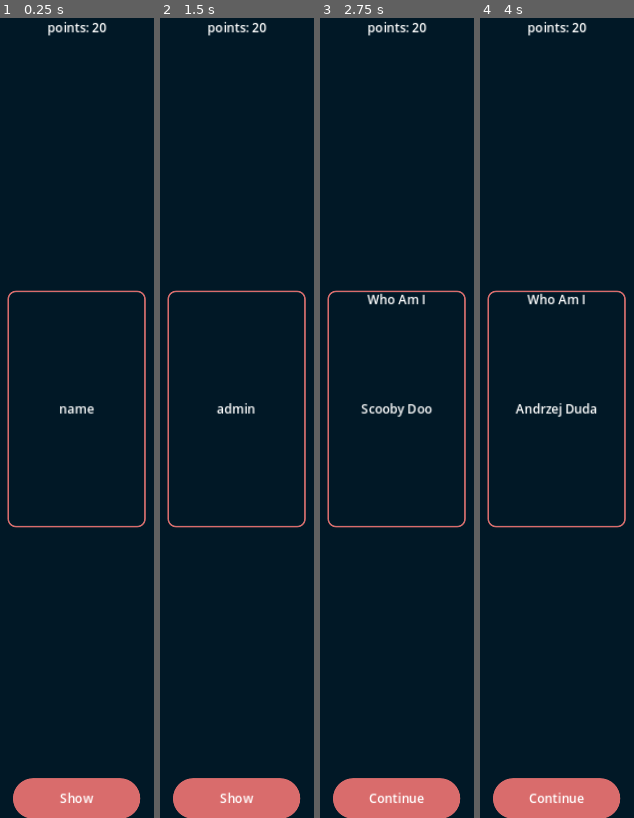
Above: before the commit, frames 1-4 (left to right).
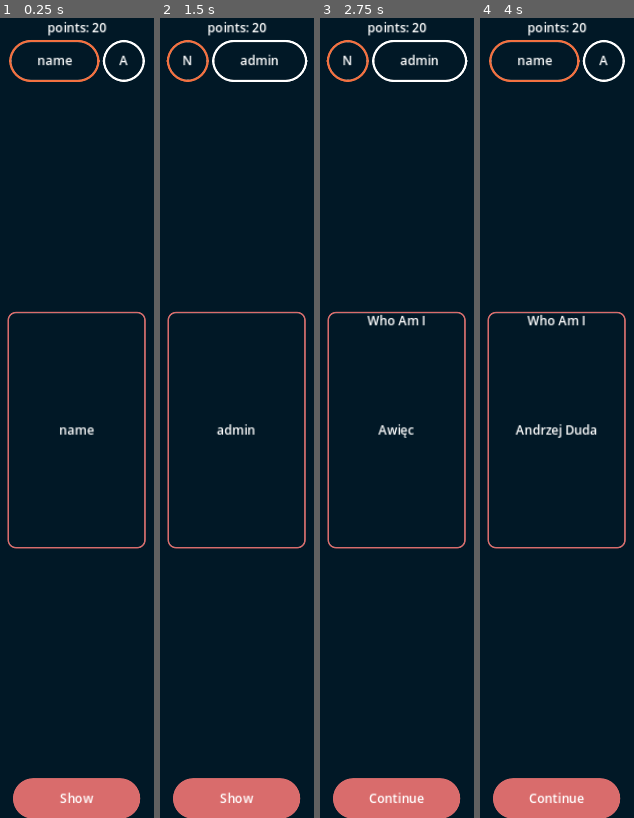
Above: after the commit, the same moments.

Repository: pokion/KingOfParty
Game: Godot game, scene res://scenes/game.tscn
Two runs of this game, one before a commit and one after it. Both use one fixed random seed, a clock stepped at 60 frames per second and the inputs below. This scene is started directly instead of the project's main scene.
Inputs:
- Up to frame 1 (0.25 s): no input
- Up to frame 2 (1.5 s): click "Show" at 0.5 s; click "Continue" at 1.25 s
- Up to frame 3 (2.75 s): click "Show" at 2 s
- Up to frame 4 (4 s): click "Continue" at 2.75 s; click "Show" at 3.5 s

The runs differ from the first frame. In frame 1, 2.5% of the frame differs, in the area x 4-95%, y 2-67%; in frame 2, 2.6%; in frame 3, 3.4%; in frame 4, 3.7%.

Commit message:
complete all gameModes
-create all game modes.
-path from menu to game

Diff:
--- a/components/card.tscn
+++ b/components/card.tscn
@@ -1,13 +1,13 @@
 [gd_scene load_steps=3 format=3 uid="uid://b081xeiswvxja"]
 
-[ext_resource type="Script" path="res://components/card.gd" id="1_6hw61"]
 [ext_resource type="StyleBox" uid="uid://bhl7rmreqex31" path="res://styles/deckStyle.tres" id="1_mh16k"]
+[ext_resource type="Script" path="res://components/scripts/card.gd" id="1_ojpo5"]
 
 [node name="AspectRatioContainer" type="AspectRatioContainer"]
 custom_minimum_size = Vector2(177, 303)
 offset_right = 40.0
 offset_bottom = 40.0
-script = ExtResource("1_6hw61")
+script = ExtResource("1_ojpo5")
 
 [node name="Panel" type="Panel" parent="."]
 custom_minimum_size = Vector2(0, 303)
--- a/components/playerChip.tscn
+++ b/components/playerChip.tscn
@@ -1,6 +1,6 @@
 [gd_scene load_steps=3 format=3 uid="uid://c6ms2a512vxpt"]
 
-[ext_resource type="Script" path="res://components/playerChip.gd" id="1_q6a1f"]
+[ext_resource type="Script" path="res://components/scripts/playerChip.gd" id="1_cxnv4"]
 
 [sub_resource type="StyleBoxFlat" id="StyleBoxFlat_wjl8r"]
 bg_color = Color(0.6, 0.6, 0.6, 0)
@@ -21,7 +21,7 @@
 size_flags_horizontal = 4
 size_flags_vertical = 4
 theme_override_styles/panel = SubResource("StyleBoxFlat_wjl8r")
-script = ExtResource("1_q6a1f")
+script = ExtResource("1_cxnv4")
 
 [node name="fullNameChip" type="MarginContainer" parent="."]
 layout_mode = 2
--- a/components/playerDisplay.tscn
+++ b/components/playerDisplay.tscn
@@ -1,6 +1,6 @@
-[gd_scene load_steps=3 format=3 uid="uid://dscu0iahp02km"]
+[gd_scene load_steps=3 format=3 uid="uid://bn0xlnfuxys0v"]
 
-[ext_resource type="Script" path="res://components/playerDisplay.gd" id="1_txafh"]
+[ext_resource type="Script" path="res://components/scripts/playerDisplay.gd" id="1_euy00"]
 
 [sub_resource type="StyleBoxFlat" id="StyleBoxFlat_8hbj6"]
 bg_color = Color(0.6, 0.6, 0.6, 0)
@@ -19,7 +19,7 @@
 offset_bottom = 40.0
 size_flags_horizontal = 3
 alignment = 1
-script = ExtResource("1_txafh")
+script = ExtResource("1_euy00")
 
 [node name="name" type="Label" parent="."]
 layout_mode = 2
--- a/components/playerChip.gd
+++ b/components/scripts/playerChip.gd
@@ -3,7 +3,7 @@
 @export var fullName: String = "Andy";
 @export var firstLetter: String = "A";
 @export var colorBorder: Color = "#D96C6C";
-@export var isExpanded: bool = true;
+@export var isExpanded: bool = false;
 
 # Called when the node enters the scene tree for the first time.
 func _ready():
--- a/scenes/Decks.tscn
+++ b/scenes/Decks.tscn
@@ -1,7 +1,7 @@
 [gd_scene load_steps=5 format=3 uid="uid://ct6vkityq225n"]
 
-[ext_resource type="Script" path="res://renderDecks.gd" id="1_2ltln"]
-[ext_resource type="Script" path="res://components/deck.gd" id="2_wbqqg"]
+[ext_resource type="Script" path="res://scripts/renderDecks.gd" id="1_2ltln"]
+[ext_resource type="Script" path="res://components/scripts/deck.gd" id="2_wbqqg"]
 [ext_resource type="StyleBox" uid="uid://bhl7rmreqex31" path="res://styles/deckStyle.tres" id="3_52f24"]
 [ext_resource type="PackedScene" uid="uid://cmsffux1oq54t" path="res://components/button.tscn" id="4_ou7c5"]
 
--- a/scenes/game.tscn
+++ b/scenes/game.tscn
@@ -1,6 +1,7 @@
-[gd_scene load_steps=6 format=3 uid="uid://dohwppgl1ps23"]
+[gd_scene load_steps=7 format=3 uid="uid://dohwppgl1ps23"]
 
-[ext_resource type="Script" path="res://game.gd" id="1_av4wj"]
+[ext_resource type="Script" path="res://scripts/game.gd" id="1_yuuu2"]
+[ext_resource type="Script" path="res://scripts/progressBarSecondsMode.gd" id="2_1dpkd"]
 [ext_resource type="PackedScene" uid="uid://b081xeiswvxja" path="res://components/card.tscn" id="2_l6n1r"]
 [ext_resource type="PackedScene" uid="uid://cmsffux1oq54t" path="res://components/button.tscn" id="3_msh85"]
 
@@ -11,7 +12,7 @@
 bg_color = Color(0.6, 0.6, 0.6, 0)
 
 [node name="Game" type="Node2D"]
-script = ExtResource("1_av4wj")
+script = ExtResource("1_yuuu2")
 
 [node name="CanvasLayer" type="CanvasLayer" parent="."]
 
@@ -51,7 +52,40 @@
 layout_mode = 2
 size_flags_vertical = 3
 
+[node name="secondsMode" type="VBoxContainer" parent="CanvasLayer/gameScene"]
+layout_mode = 2
+size_flags_vertical = 3
+size_flags_stretch_ratio = 4.47
+alignment = 1
+
+[node name="secondsProgressBar" type="ProgressBar" parent="CanvasLayer/gameScene/secondsMode"]
+layout_mode = 2
+max_value = 10.0
+step = 1.0
+value = 10.0
+script = ExtResource("2_1dpkd")
+
+[node name="separator" type="Control" parent="CanvasLayer/gameScene/secondsMode"]
+layout_mode = 2
+size_flags_vertical = 3
+
+[node name="secondContainer" type="CenterContainer" parent="CanvasLayer/gameScene/secondsMode"]
+layout_mode = 2
+
+[node name="secondsCard" parent="CanvasLayer/gameScene/secondsMode/secondContainer" instance=ExtResource("2_l6n1r")]
+layout_mode = 2
+gameMode = "Time trial"
+author = "King Of Party"
+
+[node name="separator2" type="Control" parent="CanvasLayer/gameScene/secondsMode"]
+layout_mode = 2
+size_flags_vertical = 3
+
+[node name="secondsTimer" type="Timer" parent="CanvasLayer/gameScene/secondsMode"]
+one_shot = true
+
 [node name="whoAmIMode" type="CenterContainer" parent="CanvasLayer/gameScene"]
+visible = false
 layout_mode = 2
 
 [node name="whoAmICard" parent="CanvasLayer/gameScene/whoAmIMode" instance=ExtResource("2_l6n1r")]
@@ -124,6 +158,7 @@
 size_flags_vertical = 3
 
 [node name="showCardButton" parent="CanvasLayer/gameScene" instance=ExtResource("3_msh85")]
+visible = false
 layout_mode = 2
 text = "Show"
 
@@ -132,7 +167,16 @@
 layout_mode = 2
 text = "Continue"
 
+[node name="startTimerButton" parent="CanvasLayer/gameScene" instance=ExtResource("3_msh85")]
+visible = false
+layout_mode = 2
+text = "Start timer
+"
+
+[connection signal="timerEmpty" from="CanvasLayer/gameScene/secondsMode/secondsProgressBar" to="." method="_on_seconds_progress_bar_timer_empty"]
+[connection signal="timeout" from="CanvasLayer/gameScene/secondsMode/secondsTimer" to="CanvasLayer/gameScene/secondsMode/secondsProgressBar" method="_on_seconds_timer_timeout"]
 [connection signal="pressed" from="CanvasLayer/gameScene/truthDareMode/dare/dareButton" to="." method="_on_dare_button" binds= [false]]
 [connection signal="pressed" from="CanvasLayer/gameScene/truthDareMode/truth/truthButton" to="." method="_on_dare_button" binds= [true]]
 [connection signal="pressed" from="CanvasLayer/gameScene/showCardButton" to="." method="_on_show_card_button_pressed"]
 [connection signal="pressed" from="CanvasLayer/gameScene/nextPlayerButton" to="." method="onNextPlayer"]
+[connection signal="pressed" from="CanvasLayer/gameScene/startTimerButton" to="." method="_on_start_timer_button_pressed"]
--- a/scenes/menu.tscn
+++ b/scenes/menu.tscn
@@ -1,10 +1,10 @@
 [gd_scene load_steps=3 format=3 uid="uid://5fgvookc18k0"]
 
-[ext_resource type="Script" path="res://mainMenu.gd" id="1_fhynu"]
+[ext_resource type="Script" path="res://scripts/mainMenu.gd" id="1_qi0lr"]
 [ext_resource type="StyleBox" uid="uid://darr0rtubtph4" path="res://styles/secondButton.tres" id="2_l5odv"]
 
 [node name="mainMenu" type="Node2D"]
-script = ExtResource("1_fhynu")
+script = ExtResource("1_qi0lr")
 
 [node name="CanvasLayer" type="CanvasLayer" parent="."]
 
@@ -74,4 +74,5 @@
 size_flags_vertical = 3
 size_flags_stretch_ratio = 3.0
 
+[connection signal="pressed" from="CanvasLayer/VBoxContainer/Play" to="." method="_on_play_pressed"]
 [connection signal="pressed" from="CanvasLayer/VBoxContainer/Decks" to="." method="_on_decks_pressed"]
--- a/scenes/players.tscn
+++ b/scenes/players.tscn
@@ -1,13 +1,13 @@
 [gd_scene load_steps=4 format=3 uid="uid://dbwr73ave4oss"]
 
-[ext_resource type="Script" path="res://playersPicker.gd" id="1_i8yde"]
+[ext_resource type="Script" path="res://scripts/playersPicker.gd" id="1_q03oj"]
 [ext_resource type="PackedScene" uid="uid://cmsffux1oq54t" path="res://components/button.tscn" id="1_wse4t"]
 
 [sub_resource type="StyleBoxFlat" id="StyleBoxFlat_xy78s"]
 bg_color = Color(0.6, 0.6, 0.6, 0)
 
 [node name="playersPicker" type="Node2D"]
-script = ExtResource("1_i8yde")
+script = ExtResource("1_q03oj")
 
 [node name="CanvasLayer" type="CanvasLayer" parent="."]
 
@@ -63,3 +63,4 @@
 text = "Start"
 
 [connection signal="pressed" from="CanvasLayer/VBoxContainer/HBoxContainer/addPlayer" to="." method="_on_add_player_pressed"]
+[connection signal="pressed" from="CanvasLayer/VBoxContainer/Button" to="." method="_on_button_pressed"]
--- a/game.gd
+++ b/scripts/game.gd
@@ -7,19 +7,24 @@
 	SHOW_TRUTH_SCENE,
 	SHOW_DARE_SCENE,
 	SHOW_WHOAMI_SCENE,
+	SHOW_SECONDS_SCENE,
 }
 var gameModeToEnums = {
 	"neverever": SHOW_NEVER_EVER_SCENE,
 	"truthDare": SHOW_TRUTH_DARE_SCENE,
 	"whoami": SHOW_WHOAMI_SCENE,
+	"seconds": SHOW_SECONDS_SCENE,
 }
 var cardsController;
 var playersController;
 var players;
+var playersNodeReference = {};
 var cards;
 var currentCard;
 var currentPlayer: int = 0;
 var nodes
+
+var playerChip = preload("res://components/playerChip.tscn");
 
 # Called when the node enters the scene tree for the first time.
 func _ready():
@@ -35,13 +40,17 @@
 		"truthDareContentCard": $CanvasLayer/gameScene/truthDareMode/truthDareContentCard,
 		"whoAmIMode": $CanvasLayer/gameScene/whoAmIMode,
 		"whoAmICard": $CanvasLayer/gameScene/whoAmIMode/whoAmICard,
+		"startTimerButton": $CanvasLayer/gameScene/startTimerButton,
+		"secondsMode": $CanvasLayer/gameScene/secondsMode,
 	}
 	cardsController = get_node("/root/Cards");
 	playersController = get_node("/root/Players");
-	#cards = cardsController.shuffleAndReturn(["neverever", "whoami", ["truth", "dare"],"seconds"]);
-	cards = cardsController.shuffleAndReturn(["whoami"]);
+	cards = cardsController.shuffleAndReturn(["neverever", "whoami", ["truth", "dare"],"seconds"]);
+	#cards = cardsController.shuffleAndReturn(["seconds"]);
 	players = playersController.getAllPlayers();
+	addPlayersChips(players)
 	changeVisibilityOfNodes(SHOW_PLAYER_TURN);
+	changePlayerChipViewToCurrentPlayer()
 
 func changeVisibilityOfNodes(state):
 	hideAllNodes();
@@ -58,8 +67,15 @@
 			showTruthDareMode("dare");
 		SHOW_WHOAMI_SCENE:
 			showWhoAmIMode();
+		SHOW_SECONDS_SCENE:
+			showSecondsMode();
 
 #Mode changers
+func showSecondsMode():
+	showNodes(["secondsMode", "startTimerButton"]);
+	$CanvasLayer/gameScene/secondsMode/secondsProgressBar.value = 10;
+	$CanvasLayer/gameScene/secondsMode/secondContainer/secondsCard.setContent(currentCard["content"])
+
 func showWhoAmIMode():
 	showNodes(["whoAmIMode", "whoAmICard", "nextPlayerButton"])
 	nodes["whoAmICard"].setContent(currentCard["content"])
@@ -91,6 +107,22 @@
 	for node in nodes:
 		nodes[node].visible = false
 
+func addPlayersChips(players):
+	for player in players:
+		var playerChipDuplicated = playerChip.duplicate().instantiate();
+		playerChipDuplicated.fullName = players[player].name
+		playerChipDuplicated.firstLetter = players[player].firstLetter
+		playerChipDuplicated.colorBorder = players[player].color
+		$CanvasLayer/gameScene/playerContainer.add_child(playerChipDuplicated)
+		playersNodeReference[player] = playerChipDuplicated;
+
+func changePlayerChipViewToCurrentPlayer():
+	playersNodeReference[players.keys()[currentPlayer]].changeVisibility(true)
+	if currentPlayer == 0:
+		playersNodeReference[players.keys()[players.size() - 1]].changeVisibility(false)
+	else:
+		playersNodeReference[players.keys()[currentPlayer - 1]].changeVisibility(false)
+
 #Signals
 func _on_show_card_button_pressed():
 	currentCard = cards.pop_back()
@@ -105,6 +137,7 @@
 	if currentPlayer == players.size():
 		currentPlayer = 0;
 	changeVisibilityOfNodes(SHOW_PLAYER_TURN);
+	changePlayerChipViewToCurrentPlayer()
 
 #this function catch signal form truth/dare button
 func _on_dare_button(isTruth):
@@ -112,3 +145,12 @@
 		changeVisibilityOfNodes(SHOW_TRUTH_SCENE);
 	else:
 		changeVisibilityOfNodes(SHOW_DARE_SCENE);
+
+
+func _on_start_timer_button_pressed():
+	nodes["startTimerButton"].visible = false;
+	$CanvasLayer/gameScene/secondsMode/secondsTimer.start();
+
+
+func _on_seconds_progress_bar_timer_empty():
+	showNodes(["nextPlayerButton"]);
--- a/mainMenu.gd
+++ b/scripts/mainMenu.gd
@@ -13,3 +13,7 @@
 
 func _on_decks_pressed():
 	get_tree().change_scene_to_file("res://scenes/Decks.tscn")
+
+
+func _on_play_pressed():
+	get_tree().change_scene_to_file("res://scenes/players.tscn")
--- a/playersPicker.gd
+++ b/scripts/playersPicker.gd
@@ -21,3 +21,7 @@
 	playerDisplayComponentNew.color = playerObject.color
 	$CanvasLayer/VBoxContainer/ScrollContainer/PlayerContainer.add_child(playerDisplayComponentNew)
 	$CanvasLayer/VBoxContainer/HBoxContainer/playerName.text = ""
+
+
+func _on_button_pressed():
+	get_tree().change_scene_to_file("res://scenes/game.tscn")
--- /dev/null
+++ b/scripts/progressBarSecondsMode.gd
@@ -0,0 +1,10 @@
+extends Node
+
+signal timerEmpty;
+
+func _on_seconds_timer_timeout():
+	self.value -= 1;
+	if self.value == 0:
+		timerEmpty.emit();
+	else:
+		get_parent().get_node("secondsTimer").start();
--- a/styles/main.tres
+++ b/styles/main.tres
@@ -12,6 +12,25 @@
 border_width_bottom = 1
 border_color = Color(0.85098, 0.423529, 0.423529, 1)
 
+[sub_resource type="StyleBoxFlat" id="StyleBoxFlat_er8sd"]
+bg_color = Color(0.85098, 0.423529, 0.423529, 0)
+border_width_left = 3
+border_width_top = 3
+border_width_right = 3
+border_width_bottom = 3
+border_color = Color(0.85098, 0.423529, 0.423529, 1)
+corner_radius_top_left = 20
+corner_radius_top_right = 20
+corner_radius_bottom_right = 20
+corner_radius_bottom_left = 20
+
+[sub_resource type="StyleBoxFlat" id="StyleBoxFlat_s4jog"]
+bg_color = Color(0.85098, 0.423529, 0.423529, 1)
+corner_radius_top_left = 20
+corner_radius_top_right = 20
+corner_radius_bottom_right = 20
+corner_radius_bottom_left = 20
+
 [resource]
 Button/colors/font_color = Color(1, 1, 1, 1)
 Button/styles/focus = ExtResource("1_5dmom")
@@ -20,3 +39,5 @@
 Button/styles/pressed = ExtResource("1_5dmom")
 LineEdit/styles/focus = SubResource("StyleBoxFlat_ttcnq")
 LineEdit/styles/normal = SubResource("StyleBoxFlat_j6lkg")
+ProgressBar/styles/background = SubResource("StyleBoxFlat_er8sd")
+ProgressBar/styles/fill = SubResource("StyleBoxFlat_s4jog")
Renamed: components/card.gd -> components/scripts/card.gd
Renamed: components/chip.gd -> components/scripts/chip.gd
Renamed: components/deck.gd -> components/scripts/deck.gd
Renamed: components/playerDisplay.gd -> components/scripts/playerDisplay.gd
Renamed: cardResource.gd -> scripts/cardResource.gd
Renamed: renderDecks.gd -> scripts/renderDecks.gd
Not shown: 1 places in styles/main.tres that only renumber resources
